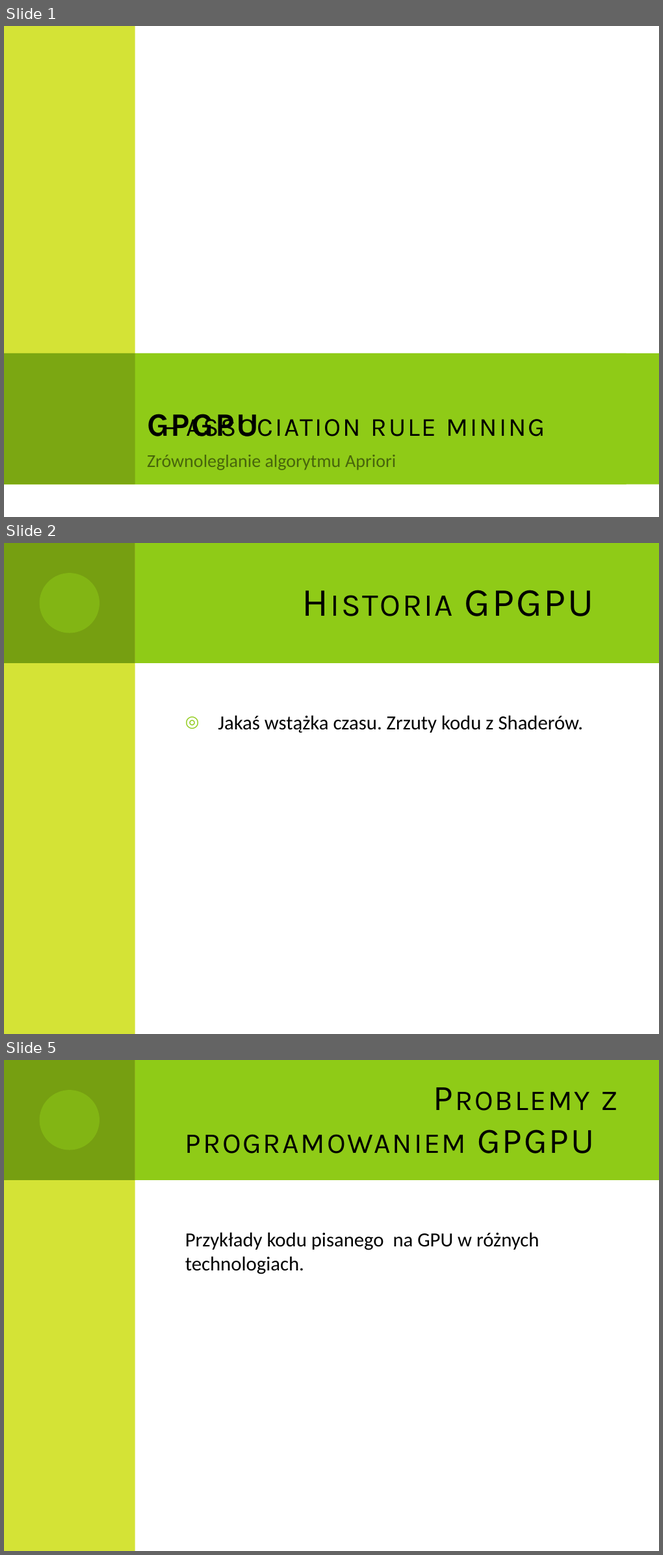
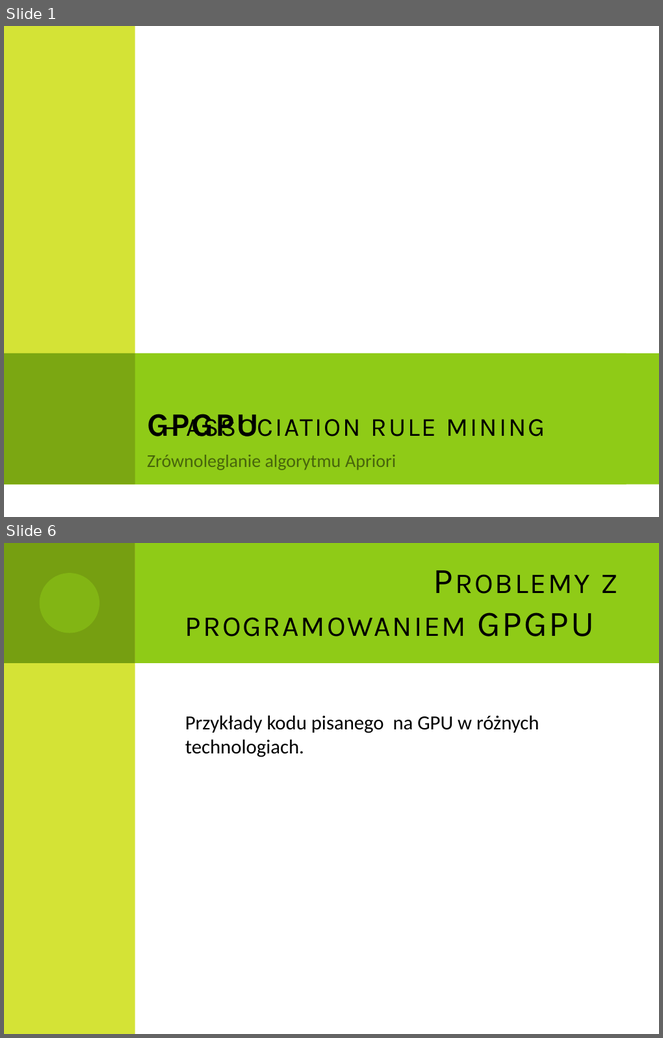
Before and after one commit to Dzess/DMARF, a slide deck: presentation/GPGPU_in_data_minig.pptx. Shown one above the other, each under a label of ours: slides 1, 2 and 5 before the commit, slides 1 and 6 after it; the slides between them are not shown. The pictures are 663x1555 and 663x1038 pixels, drawn with LibreOffice and Linux fonts; fonts in the diff are those of the drawing. Boxes give left, top, right and bottom in pixels: in the first picture for what was removed or moved away, otherwise in the second. Text is boxed around its words. In the diff, an @@ line names an element or a change of style, - is before the commit and + after.

```diff
--- a/presentation/GPGPU_in_data_minig.pptx
+++ b/presentation/GPGPU_in_data_minig.pptx
@@ slide 2 removed at (x1=4, y1=543, x2=659, y2=1034), background #FFFFFF; not listed: 4 template elements that a slide beside it also shows @@
@@ title removed at (x1=465, y1=590, x2=594, y2=616) @@
-Historia GPGPU
@@ text removed at (x1=218, y1=715, x2=584, y2=733) @@
-◎ Jakaś wstążka czasu. Zrzuty kodu z Shaderów.
@@ what was slide 5 is now slide 6 @@
```
Also in this commit, not shown: 6 slides changed, 3 slides added.
